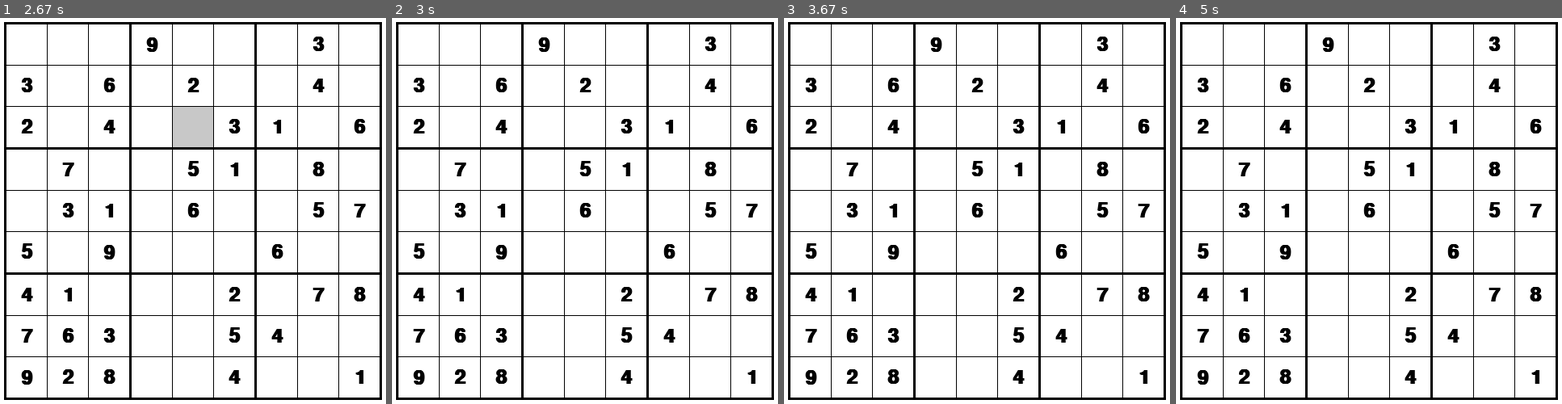
Above: before the commit, frames 1-4 (left to right).
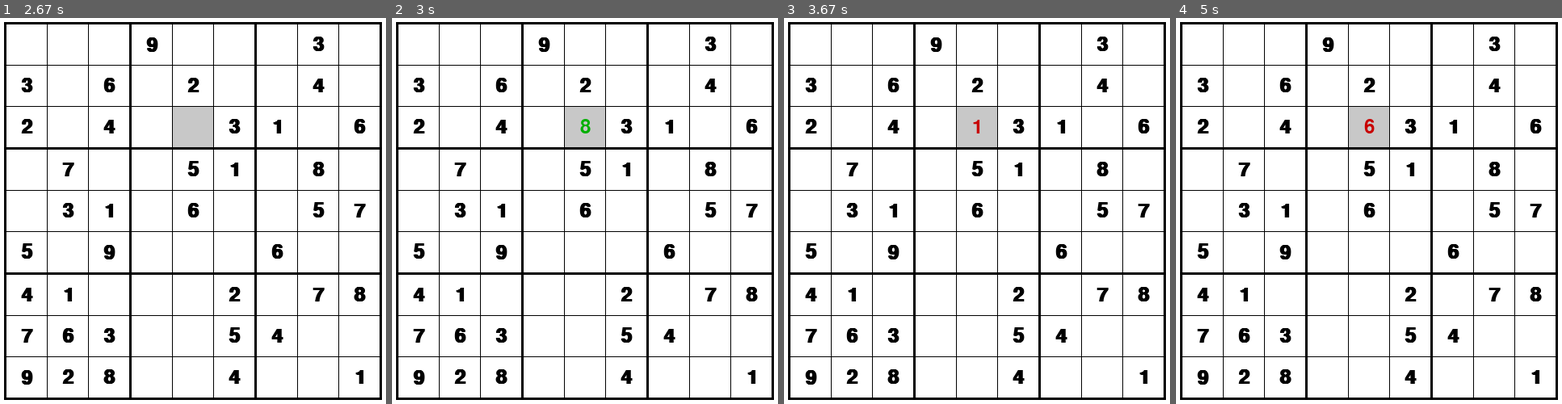
Above: after the commit, the same moments.

Repository: Kistler21/pygame-sudoku
Game: pygame game, started from sudoku.py
The game is run twice, just before and just after one commit, with the same random seed, the same clock (stepped at 60 frames per second) and the same inputs.
Inputs (mouse positions are in pixels of both pictures, inside the frame that each line leads up to):
- Up to frame 1 (2.67 s): hold 1 0.83-1.3 s; hold 3 1.33-1.8 s; press the mouse at (358, 168) at 2.37 s; move the mouse to (266, 145) at 2.47 s; release the mouse at (177, 118) at 2.6 s
- Up to frame 2 (3 s): tap 8 at 2.67 s
- Up to frame 3 (3.67 s): tap 1 at 3 s; hold 3 from 3.33 s (still down)
- Up to frame 4 (5 s): release 3 at 3.8 s; hold 1 3.83-4.3 s; hold 6 4.33-4.8 s; hold 7 from 4.83 s (still down)

Frame 1 is identical in both runs. In frame 2, 1.1% of the frame differs, in the area x 44-56%, y 23-34%; in frame 3, 1.1%; in frame 4, 1.1%.

Commit message:
Add ability to delete inputted numbers

Diff:
--- a/solver.py
+++ b/solver.py
@@ -83,18 +83,22 @@
         '''Returns whether a number is a valid move for a cell.'''
         # Check if the number is valid for the row
         for col in range(9):
-            if self.board[cell.row][col].value == num:
+            if self.board[cell.row][col].value == num and col != cell.col:
                 return False
 
         # Check if the number is valid for the column
         for row in range(9):
-            if self.board[row][cell.col].value == num:
+            if self.board[row][cell.col].value == num and row != cell.row:
                 return False
 
         # Check if the number is valid in its box
         for row in range(cell.row // 3 * 3, cell.row // 3 * 3 + 3):
             for col in range(cell.col // 3 * 3, cell.col // 3 * 3 + 3):
-                if self.board[row][col].value == num:
+                if (
+                    self.board[row][col].value == num
+                    and row != cell.row
+                    and col != cell.col
+                ):
                     return False
 
         # Move is valid
--- a/sudoku.py
+++ b/sudoku.py
@@ -16,7 +16,8 @@
 white = 255, 255, 255
 black = 0, 0, 0
 gray = 200, 200, 200
-green = 0, 128, 0
+green = 0, 175, 0
+red = 200, 0, 0
 
 screen = pygame.display.set_mode(size)
 pygame.display.set_caption('Sudoku')
@@ -101,12 +102,23 @@
         for col in range(9):
             if board.board[row][col].value is None:
                 continue
+
+            # Fill in given values
             if not board.board[row][col].editable:
                 font.bold = True
                 text = font.render(f'{board.board[row][col].value}', 1, black)
+
+            # Fill in values entered by user
             else:
                 font.bold = False
-                text = font.render(f'{board.board[row][col].value}', 1, green)
+                if board.check_move(board.board[row][col], board.board[row][col].value):
+                    text = font.render(
+                        f'{board.board[row][col].value}', 1, green)
+                else:
+                    text = font.render(
+                        f'{board.board[row][col].value}', 1, red)
+
+            # Center text in cell
             xpos, ypos = cells[row][col].center
             textbox = text.get_rect(center=(xpos, ypos))
             screen.blit(text, textbox)
@@ -154,29 +166,28 @@
                 if active_cell is not None:
 
                     # Input number based on key press
-                    if event.key == pygame.K_0:
+                    if event.key == pygame.K_0 or event.key == pygame.K_KP0:
                         game.board[active_cell.row][active_cell.col].value = 0
-                    if event.key == pygame.K_1:
+                    if event.key == pygame.K_1 or event.key == pygame.K_KP1:
                         game.board[active_cell.row][active_cell.col].value = 1
-                    if event.key == pygame.K_2:
+                    if event.key == pygame.K_2 or event.key == pygame.K_KP2:
                         game.board[active_cell.row][active_cell.col].value = 2
-                    if event.key == pygame.K_3:
+                    if event.key == pygame.K_3 or event.key == pygame.K_KP3:
                         game.board[active_cell.row][active_cell.col].value = 3
-                    if event.key == pygame.K_4:
+                    if event.key == pygame.K_4 or event.key == pygame.K_KP4:
                         game.board[active_cell.row][active_cell.col].value = 4
-                    if event.key == pygame.K_5:
+                    if event.key == pygame.K_5 or event.key == pygame.K_KP5:
                         game.board[active_cell.row][active_cell.col].value = 5
-                    if event.key == pygame.K_6:
+                    if event.key == pygame.K_6 or event.key == pygame.K_KP6:
                         game.board[active_cell.row][active_cell.col].value = 6
-                    if event.key == pygame.K_7:
+                    if event.key == pygame.K_7 or event.key == pygame.K_KP7:
                         game.board[active_cell.row][active_cell.col].value = 7
-                    if event.key == pygame.K_8:
+                    if event.key == pygame.K_8 or event.key == pygame.K_KP8:
                         game.board[active_cell.row][active_cell.col].value = 8
-                    if event.key == pygame.K_9:
+                    if event.key == pygame.K_9 or event.key == pygame.K_KP9:
                         game.board[active_cell.row][active_cell.col].value = 9
-
-                    # Deselect cell
-                    active_cell = None
+                    if event.key == pygame.K_BACKSPACE or event.key == pygame.K_DELETE:
+                        game.board[active_cell.row][active_cell.col].value = None
 
         screen.fill(white)
         draw_grid()
